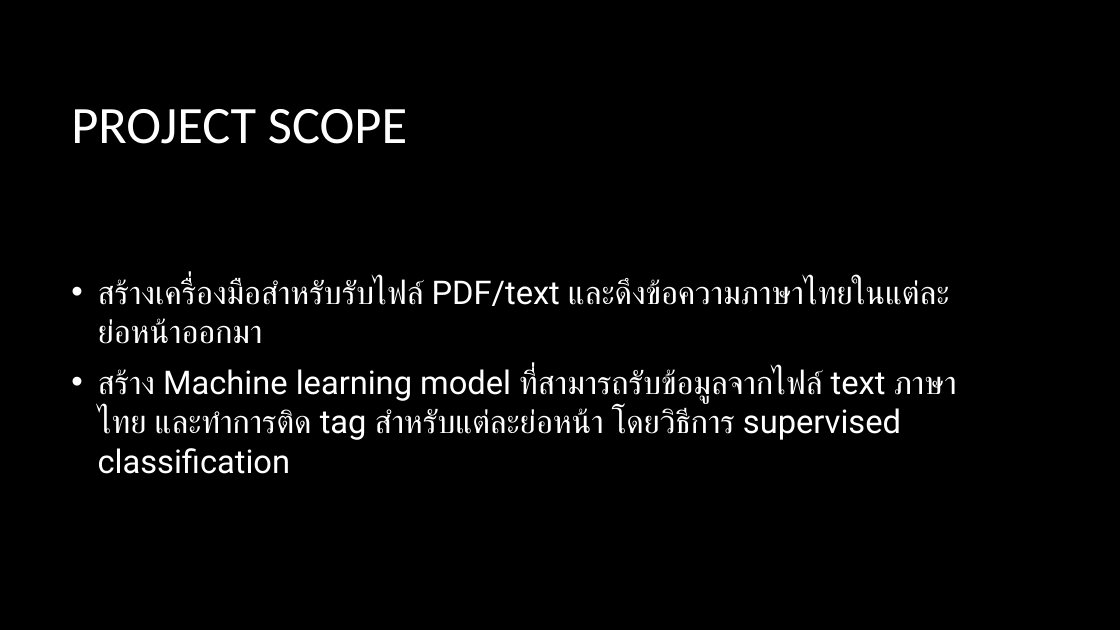
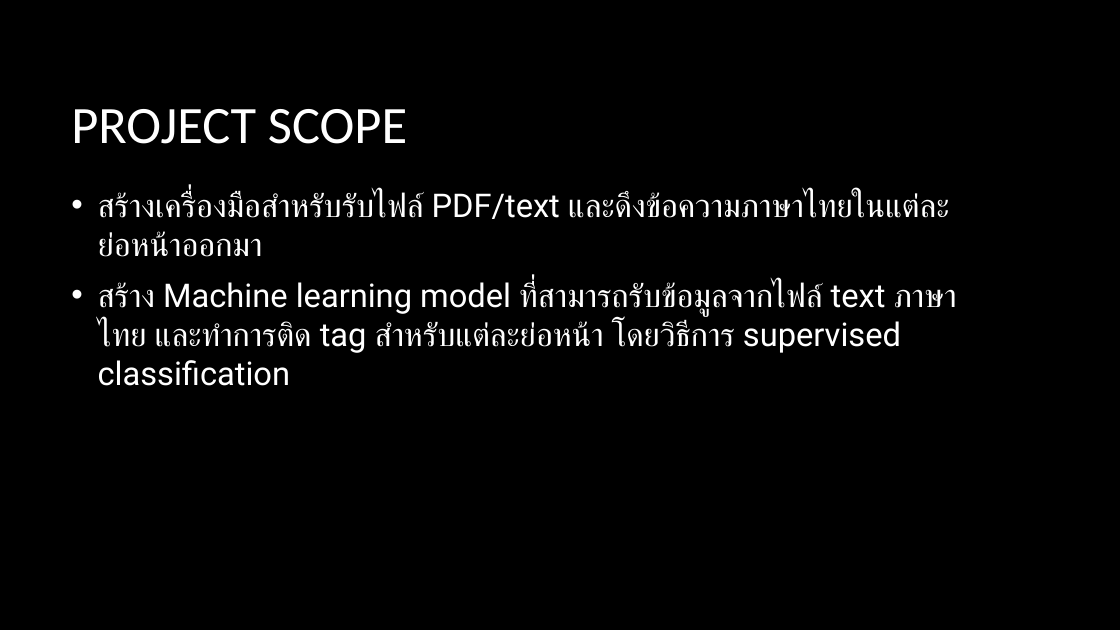
Before and after one commit to Nagisachan/project_y4, a slide deck: slide 4 of Document/Project Report Term 1/term1presentation-draft2.pptx. Drawn at 1120x630 pixels with LibreOffice and Linux fonts; fonts in the diff are those of the drawing; background and template pictures are left out. Boxes give left, top, right and bottom in pixels: in the first picture for what was removed or moved away, otherwise in the second. Text is boxed around its words. In the diff, an @@ line names an element or a change of style, - is before the commit and + after.

```diff
--- a/Document/Project Report Term 1/term1presentation-draft2.pptx
+++ b/Document/Project Report Term 1/term1presentation-draft2.pptx
@@ text "สร้างเครื่องมือสำหรับรับไฟล์ PDF/text และดึงข้อความภาษาไทยใน ...": place and size @@
-text "สร้างเครื่องมือสำหรับรับไฟล์ PDF/text และดึงข้อความภาษาไทยใน ..." at (98, 278, 949, 474)
+text "สร้างเครื่องมือสำหรับรับไฟล์ PDF/text และดึงข้อความภาษาไทยใน ..." at (98, 191, 949, 386)
```
Also in this commit, not shown: 4 other slides changed, 2 slides added, 1 slide removed, 25 other files.
